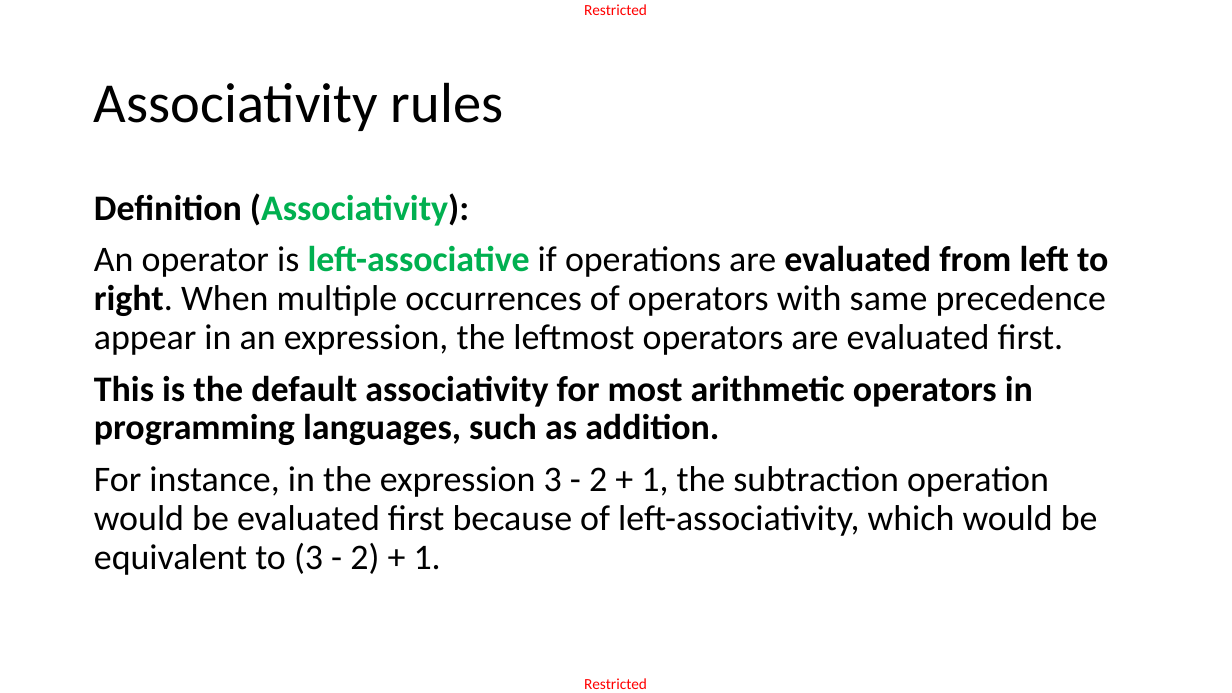
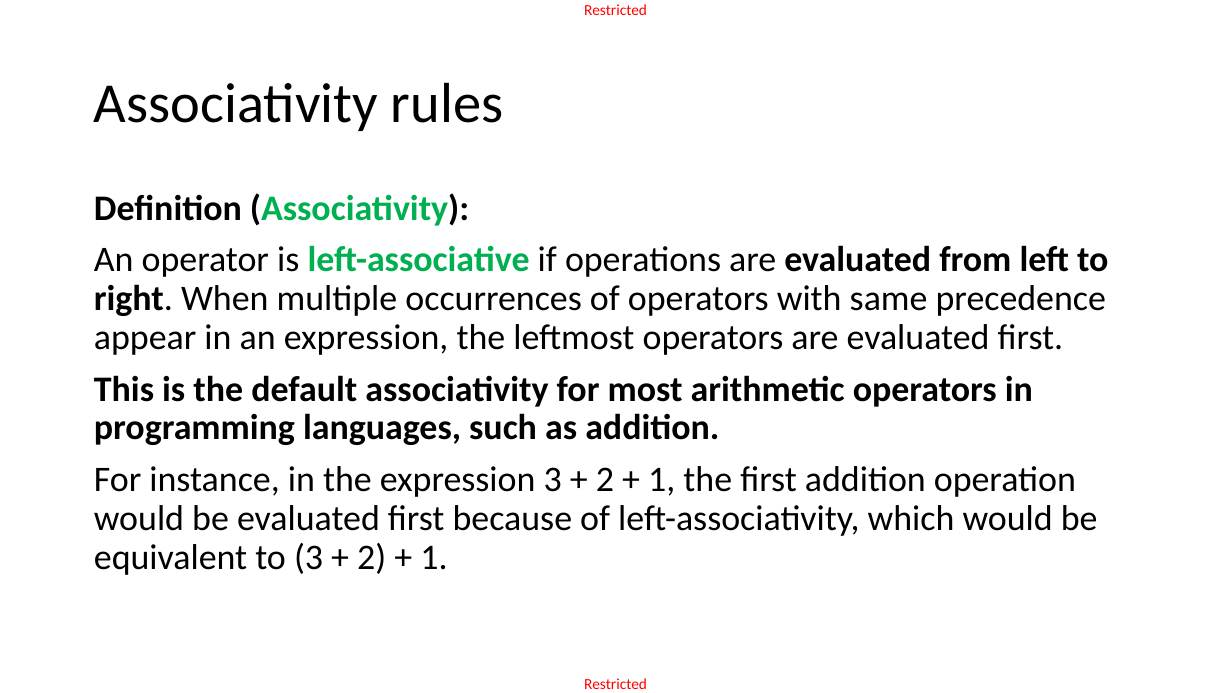
Before and after one commit to matthieudemari/SUTD_PLC_50_051, a slide deck: slide 74 of W9/W9S3 - CFGs/W9S3.pptx (slide 75 before the commit). Drawn at 1232x693 pixels with LibreOffice and Linux fonts; fonts in the diff are those of the drawing. Boxes give left, top, right and bottom in pixels: in the first picture for what was removed or moved away, otherwise in the second. Text is boxed around its words. In the diff, an @@ line names an element or a change of style, - is before the commit and + after.

```diff
--- a/W9/W9S3 - CFGs/W9S3.pptx
+++ b/W9/W9S3 - CFGs/W9S3.pptx
@@ text at [94,466,1098,575]: text changed @@
-For instance, in the expression 3 - 2 + 1, the subtraction operation would be evaluated first because of left-associativity, which would be equivalent to (3 - 2) + 1.
+For instance, in the expression 3 + 2 + 1, the first addition operation would be evaluated first because of left-associativity, which would be equivalent to (3 + 2) + 1.
```
Also in this commit, not shown: 3 other slides changed, 1 slide removed, 22 other files.
